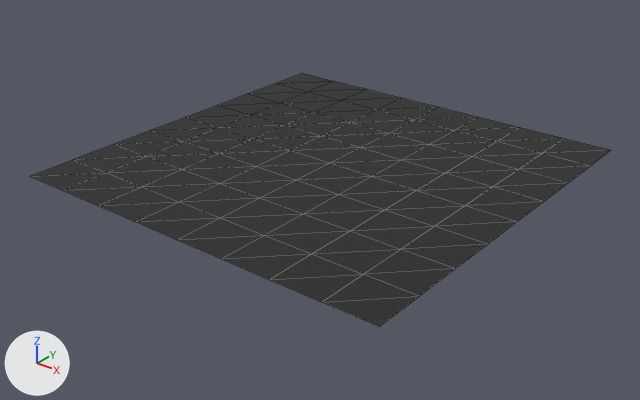
Renders of the glTF model assets/models/ground.glb from each side of a commit.
Camera for both pictures: a 50 mm camera at (12.14, -15.54, 8.55) aimed at (0.07, -0.45, -0.81). Every picture has the same lights, and +X, +Y and +Z are marked at lower left. The picture after the commit comes second. Mesh edges are drawn as thin lines.

Objects in the first picture: 'Ground'.
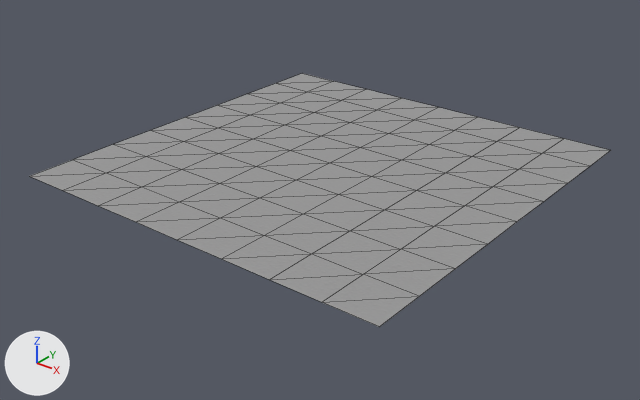
Changed parts and their boxes (x1, y1, x2, y2) in the pictures (640 x 400 px):
'Ground', recoloured, surface changed (lighter): (30, 73, 611, 327) in both

What changed in the scene script:
```text
Change mat_steel_014:
    where n0 = _N.new('ShaderNodeBsdfPrincipled'); n0.name = 'Principled BSDF'
    n0.inputs[0].default_value: (0.069, 0.069, 0.069, 1.0) -> (0.351, 0.351, 0.351, 1.0)  # 'Base Color', dark grey #4a4a4a -> 'Base Color', grey #a0a0a0
    n0.inputs[1].default_value: 1.0 -> 0.2  # 'Metallic'
```
